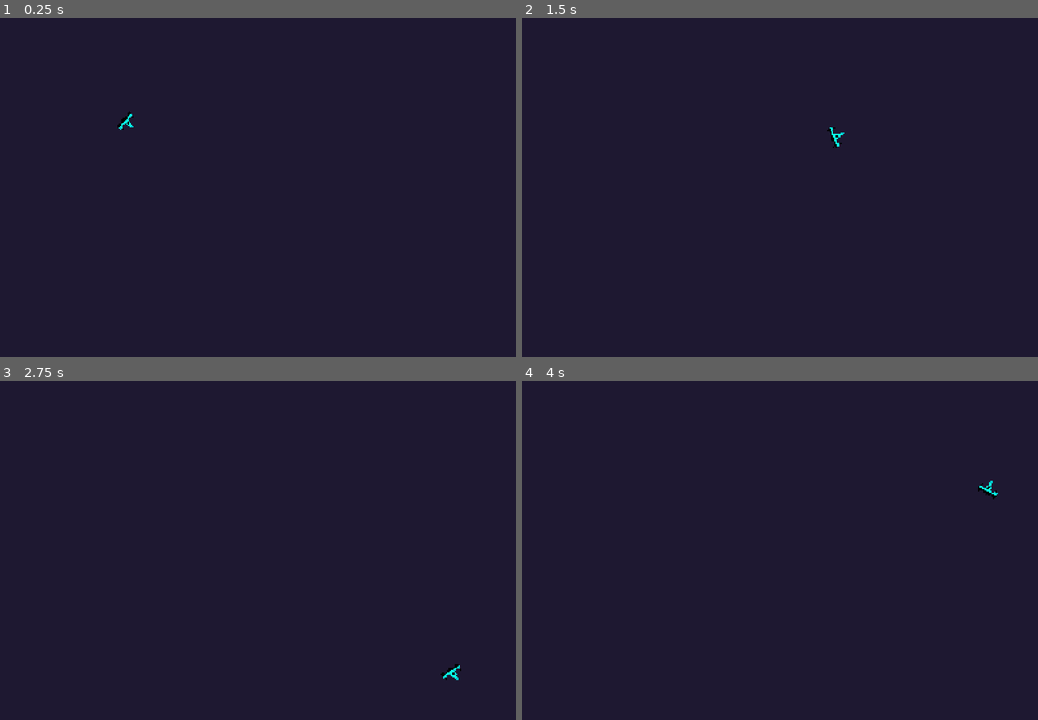
Above: before the commit, frames 1-4 (two rows, left to right).
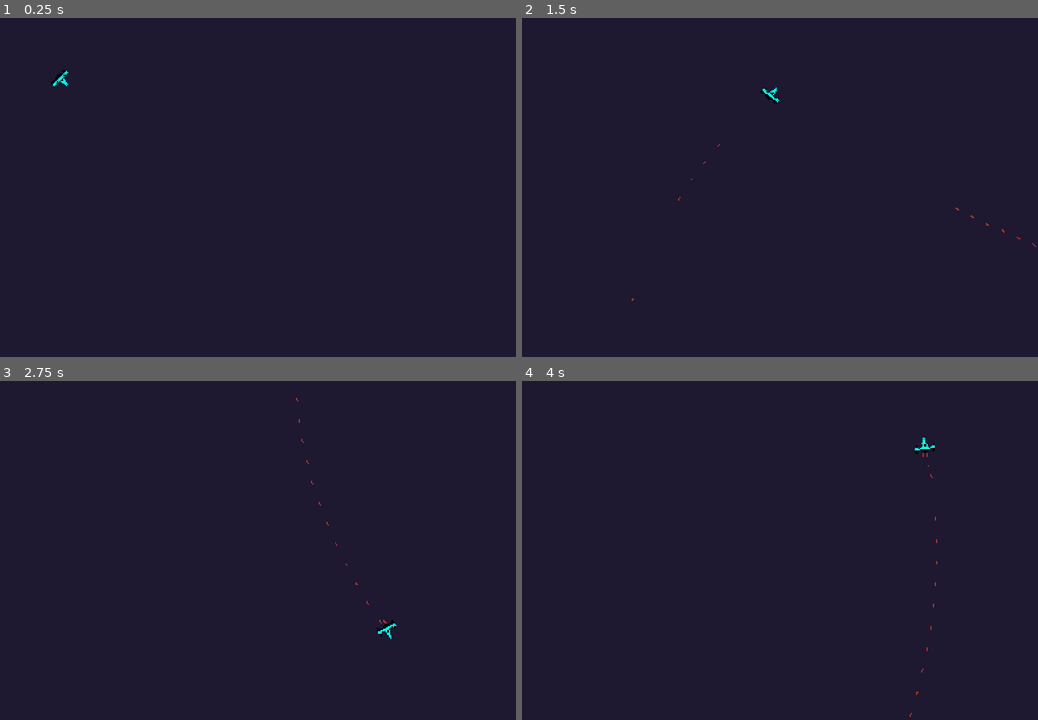
Above: after the commit, the same moments.

Repository: NicSkilzz/Space-360
Game: Godot game, scene res://World.tscn
Same seed, same stepped clock (60 frames per second), same inputs: the game is played once before the commit and once after it.
Inputs (mouse positions are in pixels of both pictures, inside the frame that each line leads up to):
- Up to frame 1 (0.25 s): no input
- Up to frame 2 (1.5 s): tap Enter at 0.5 s; move the mouse to (893, 170) at 0.52 s; press the mouse at (893, 170) at 0.53 s; hold Right (ui_right) 0.53-1.28 s; move the mouse to (676, 204) at 1.27 s; release the mouse at (676, 204) at 1.28 s; hold Down (ui_down) from 1.28 s (still down); click (676, 204) at 1.35 s
- Up to frame 3 (2.75 s): move the mouse to (309, 475) at 2.02 s; release Down (ui_down) at 2.03 s; press the mouse at (309, 475) at 2.03 s; hold Right (ui_right) from 2.03 s (still down)
- Up to frame 4 (4 s): move the mouse to (754, 618) at 2.77 s; release Right (ui_right) at 2.78 s; release the mouse at (754, 618) at 2.78 s; hold Up (ui_up) 2.78-3.53 s; click (754, 618) at 2.85 s; move the mouse to (934, 601) at 3.52 s; press the mouse at (934, 601) at 3.53 s; hold Left (ui_left) from 3.53 s (still down)

The runs differ from the first frame. In frame 1, 0.1% of the frame differs, in the area x 9-26%, y 15-34%; in frame 2, 0.2%; in frame 3, 0.2%; in frame 4, 0.2%, in the area x 75-93%, y 16-100%.

Commit message:
Basic of shooting
Just adds the basic of shooting even if debugging is necessary to make it better

Diff:
--- a/Space 360/Player.tscn
+++ /dev/null
@@ -1,32 +0,0 @@
-[gd_scene load_steps=6 format=2]
-
-[ext_resource path="res://prototype_ship.png" type="Texture" id=1]
-[ext_resource path="res://Player.gd" type="Script" id=2]
-[ext_resource path="res://thrusterFire_001.ogg" type="AudioStream" id=3]
-
-[sub_resource type="SpriteFrames" id=1]
-animations = [ {
-"frames": [ ExtResource( 1 ) ],
-"loop": true,
-"name": "default",
-"speed": 5.0
-} ]
-
-[sub_resource type="CircleShape2D" id=2]
-radius = 32.0
-
-[node name="Player" type="KinematicBody2D"]
-position = Vector2( 102, 84 )
-script = ExtResource( 2 )
-
-[node name="AnimatedSprite" type="AnimatedSprite" parent="."]
-rotation = 1.5708
-frames = SubResource( 1 )
-
-[node name="CollisionShape2D" type="CollisionShape2D" parent="."]
-shape = SubResource( 2 )
-
-[node name="Camera2D" type="Camera2D" parent="."]
-
-[node name="EngineSound" type="AudioStreamPlayer" parent="."]
-stream = ExtResource( 3 )
--- a/Space 360/Bullet.tscn
+++ b/Space 360/Player/Bullet.tscn
@@ -3,14 +3,15 @@
 [ext_resource path="res://projectile.png" type="Texture" id=1]
 
 [sub_resource type="RectangleShape2D" id=1]
-extents = Vector2( 0.5, 1.5 )
+extents = Vector2( 0.5, 0.5 )
 
 [node name="Bullet" type="RigidBody2D"]
 
 [node name="Sprite" type="Sprite" parent="."]
+rotation = 1.5708
 texture = ExtResource( 1 )
 centered = false
 
 [node name="CollisionShape2D" type="CollisionShape2D" parent="."]
-position = Vector2( 0.5, 1.5 )
+position = Vector2( 0.5, -0.5 )
 shape = SubResource( 1 )
--- a/Space 360/Player.gd
+++ b/Space 360/Player/Player.gd
@@ -3,13 +3,33 @@
 export (int) var SPEED = 200
 export (int) var ACCELERATION = 10
 export (int) var FRICTION = 1
+export (int) var bullet_speed = 1000
+export var fire_rate = 20000
 
 var input_direction = Vector2()
 var velocity = Vector2()
 
+var bullet = preload("res://Player/Bullet.tscn")
+var can_fire = true
+
 #onready var engine_sound = $EngineSound
 func _process(delta):
 	look_at(get_global_mouse_position())
+	#it seems like the deformity is caused because we set scale to 1, meaning that it can not use antiscaling to
+	#make the borders look smoth, in turn deforming the sprite. So while we can use 16x16 pixel art we have to upscale
+	#everything in order to make roation look smoth
+
+	if Input.is_action_pressed("fire"):
+		var bullet_instance = bullet.instance()
+		bullet_instance.position = $BulletPoint.get_global_position()
+		# Change the position to make the shooting start at the edge
+		bullet_instance.rotation_degrees = rotation_degrees
+		bullet_instance.apply_impulse(Vector2(),Vector2(bullet_speed, 0).rotated(rotation))
+		get_tree().get_root().add_child(bullet_instance)
+		can_fire = false
+		yield(get_tree().create_timer(fire_rate), "timeout")
+		can_fire = true
+
 
 
 func get_input_direction():
--- /dev/null
+++ b/Space 360/Player/Player.tscn
@@ -0,0 +1,42 @@
+[gd_scene load_steps=6 format=2]
+
+[ext_resource path="res://prototype_ship.png" type="Texture" id=1]
+[ext_resource path="res://Player/Player.gd" type="Script" id=2]
+[ext_resource path="res://thrusterFire_001.ogg" type="AudioStream" id=3]
+
+[sub_resource type="SpriteFrames" id=1]
+animations = [ {
+"frames": [ ExtResource( 1 ) ],
+"loop": true,
+"name": "default",
+"speed": 5.0
+} ]
+
+[sub_resource type="CircleShape2D" id=2]
+
+[node name="Player" type="KinematicBody2D"]
+script = ExtResource( 2 )
+
+[node name="AnimatedSprite" type="AnimatedSprite" parent="."]
+rotation = 1.5708
+frames = SubResource( 1 )
+__meta__ = {
+"_edit_lock_": true
+}
+
+[node name="CollisionShape2D" type="CollisionShape2D" parent="."]
+shape = SubResource( 2 )
+__meta__ = {
+"_edit_lock_": true
+}
+
+[node name="Camera2D" type="Camera2D" parent="."]
+
+[node name="EngineSound" type="AudioStreamPlayer" parent="."]
+stream = ExtResource( 3 )
+
+[node name="BulletPoint" type="Node2D" parent="."]
+position = Vector2( 10, 0.5 )
+__meta__ = {
+"_edit_lock_": true
+}
--- a/Space 360/World.tscn
+++ b/Space 360/World.tscn
@@ -1,7 +1,8 @@
 [gd_scene load_steps=2 format=2]
 
-[ext_resource path="res://Player.tscn" type="PackedScene" id=1]
+[ext_resource path="res://Player/Player.tscn" type="PackedScene" id=1]
 
 [node name="World" type="Node2D"]
 
 [node name="Player" parent="." instance=ExtResource( 1 )]
+position = Vector2( 50, 50 )
--- a/Space 360/project.godot
+++ b/Space 360/project.godot
@@ -82,6 +82,11 @@
 , Object(InputEventKey,"resource_local_to_scene":false,"resource_name":"","device":0,"alt":false,"shift":false,"control":false,"meta":false,"command":false,"pressed":false,"scancode":0,"physical_scancode":83,"unicode":0,"echo":false,"script":null)
  ]
 }
+fire={
+"deadzone": 0.5,
+"events": [ Object(InputEventMouseButton,"resource_local_to_scene":false,"resource_name":"","device":0,"alt":false,"shift":false,"control":false,"meta":false,"command":false,"button_mask":0,"position":Vector2( 0, 0 ),"global_position":Vector2( 0, 0 ),"factor":1.0,"button_index":1,"pressed":false,"doubleclick":false,"script":null)
+ ]
+}
 
 [physics]
 
Binary file added: Space 360/projectile.png
Not shown, added: Space 360/projectile.png.import
Not shown, added: Space 360/Player.tscn.tmp
